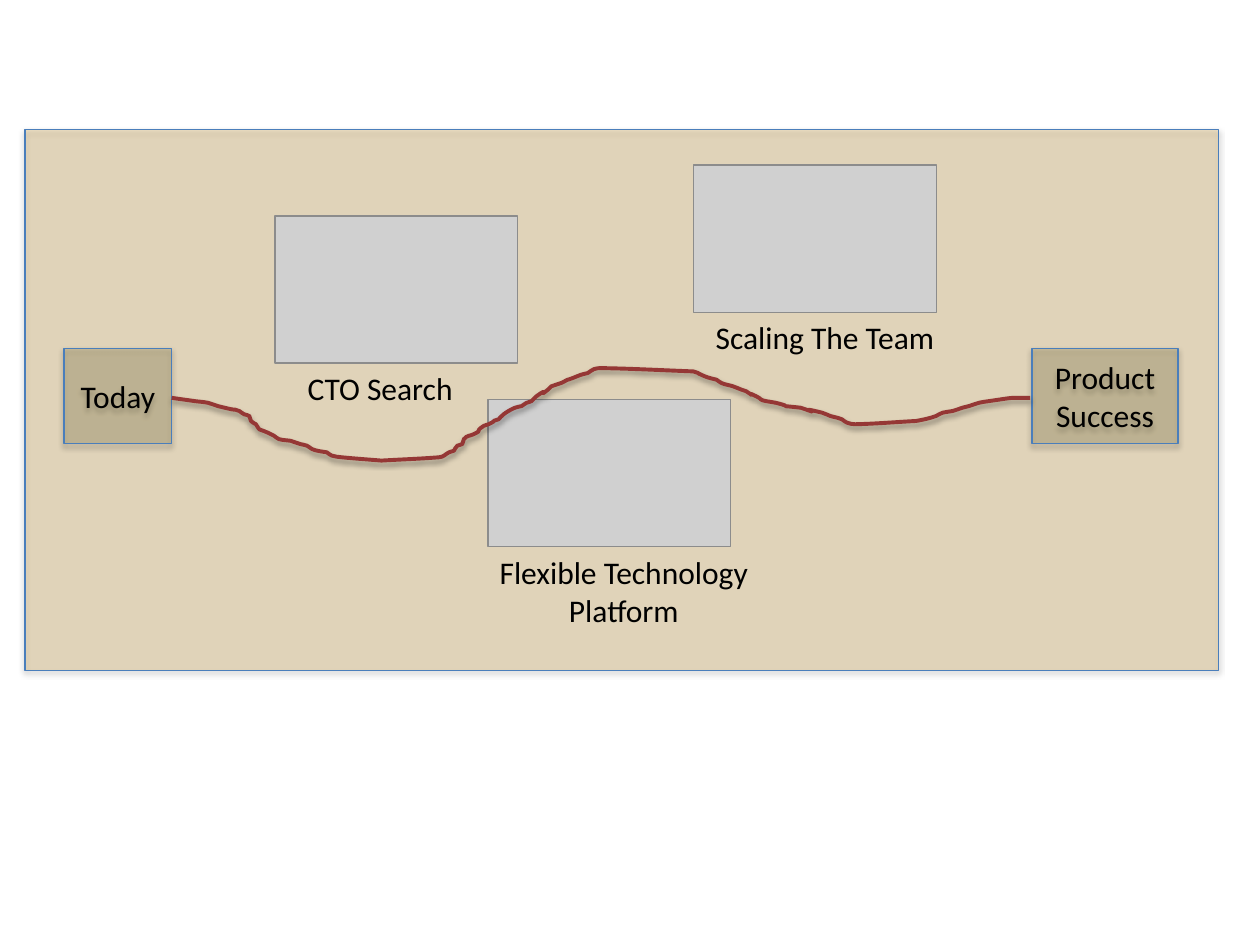
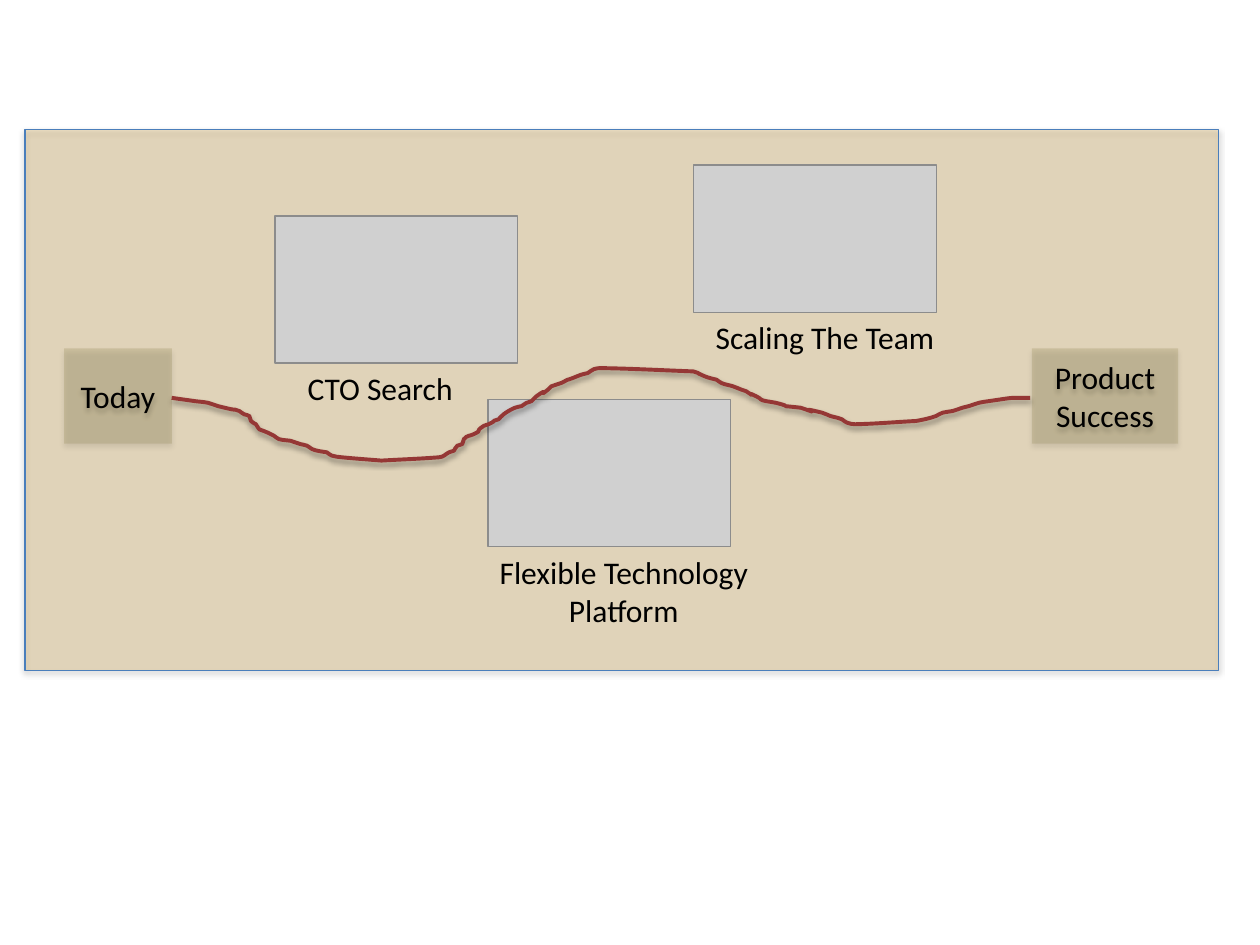
Before and after one commit to scandilabs/scandilabs.com, a slide deck: slide 4 of SL_website_components.pptx. Drawn at 1260x945 pixels with LibreOffice and Linux fonts; fonts in the diff are those of the drawing; grey boxes stand for pictures. Boxes give left, top, right and bottom in pixels: in the first picture for what was removed or moved away, otherwise in the second. Text is boxed around its words. In the diff, an @@ line names an element or a change of style, - is before the commit and + after.

```diff
--- a/SL_website_components.pptx
+++ b/SL_website_components.pptx
@@ rectangle "Today" at box(64, 349, 173, 445): outline #4B7EBC 0.75 pt to none @@
@@ rectangle "Product Success" at box(1032, 349, 1178, 445): outline #4B7EBC 0.75 pt to none @@
```
Also in this commit, not shown: 10 other files.
